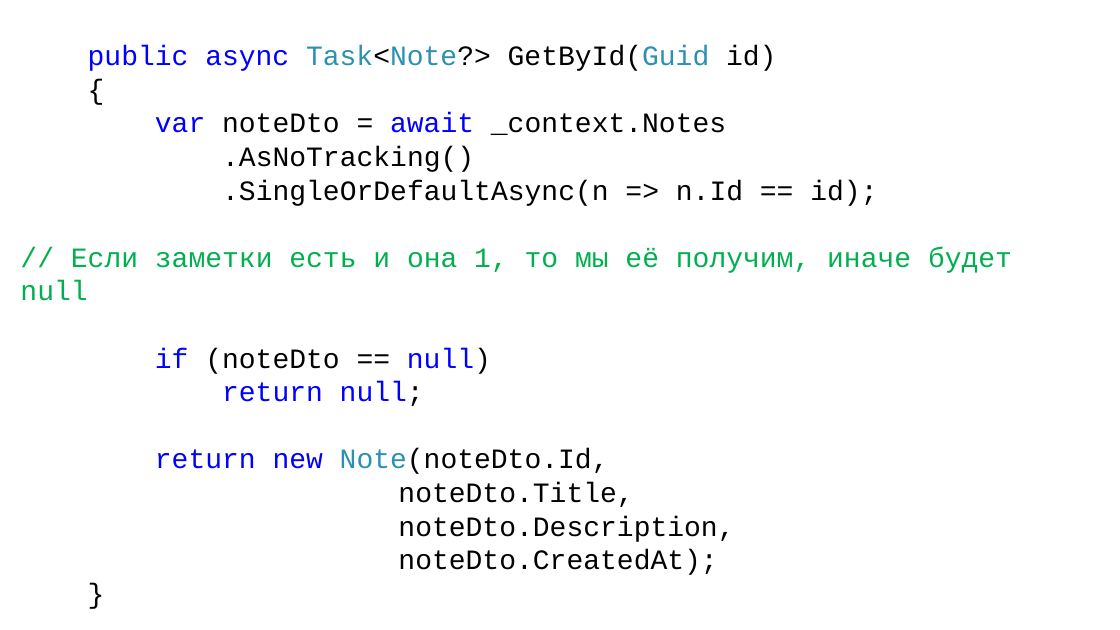
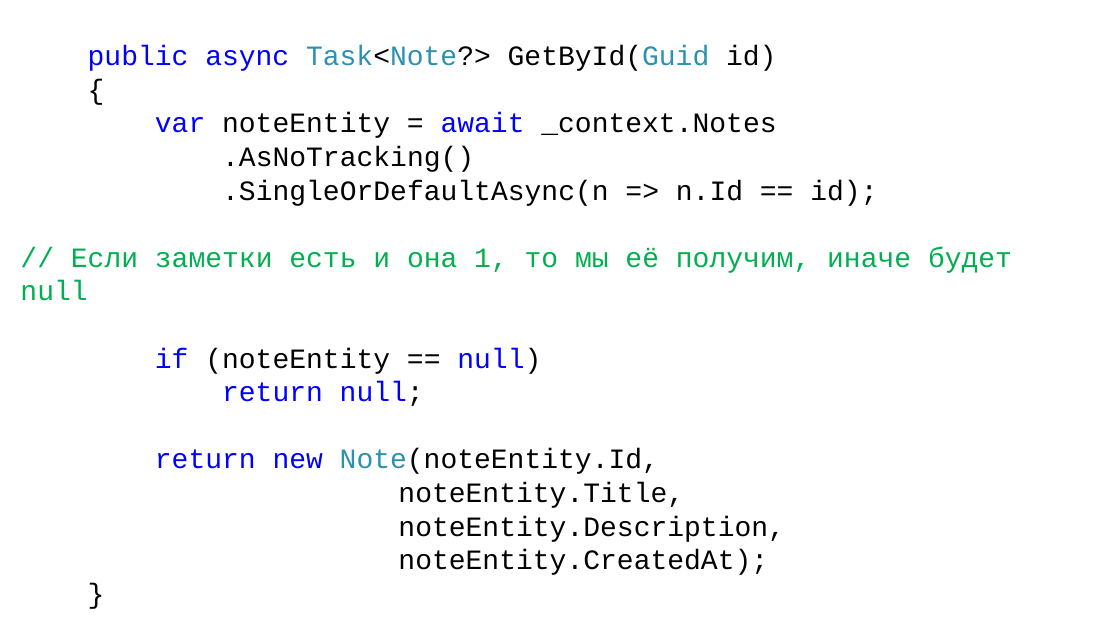
Before and after one commit to DaniilKlyukin/OOP-4, a slide deck: slide 34 of Лекции/ООП 1 лек 6.pptx (slide 30 before the commit). Drawn at 1120x630 pixels with LibreOffice and Linux fonts; fonts in the diff are those of the drawing. Boxes give left, top, right and bottom in pixels: in the first picture for what was removed or moved away, otherwise in the second. Text is boxed around its words. In the diff, an @@ line names an element or a change of style, - is before the commit and + after.

```diff
--- a/Лекции/ООП 1 лек 6.pptx
+++ b/Лекции/ООП 1 лек 6.pptx
@@ text at box(155, 113, 776, 138): text changed @@
-var noteDto = await _context.Notes
+var noteEntity = await _context.Notes
@@ text at box(155, 348, 541, 374): text changed @@
-if (noteDto == null)
+if (noteEntity == null)
@@ text at box(155, 449, 785, 575): text changed @@
-return new Note(noteDto.Id,
-noteDto.Title,
-noteDto.Description,
-noteDto.CreatedAt);
+return new Note(noteEntity.Id,
+noteEntity.Title,
+noteEntity.Description,
+noteEntity.CreatedAt);
```
Also in this commit, not shown: 8 other slides changed, 5 slides added, 1 slide removed.
